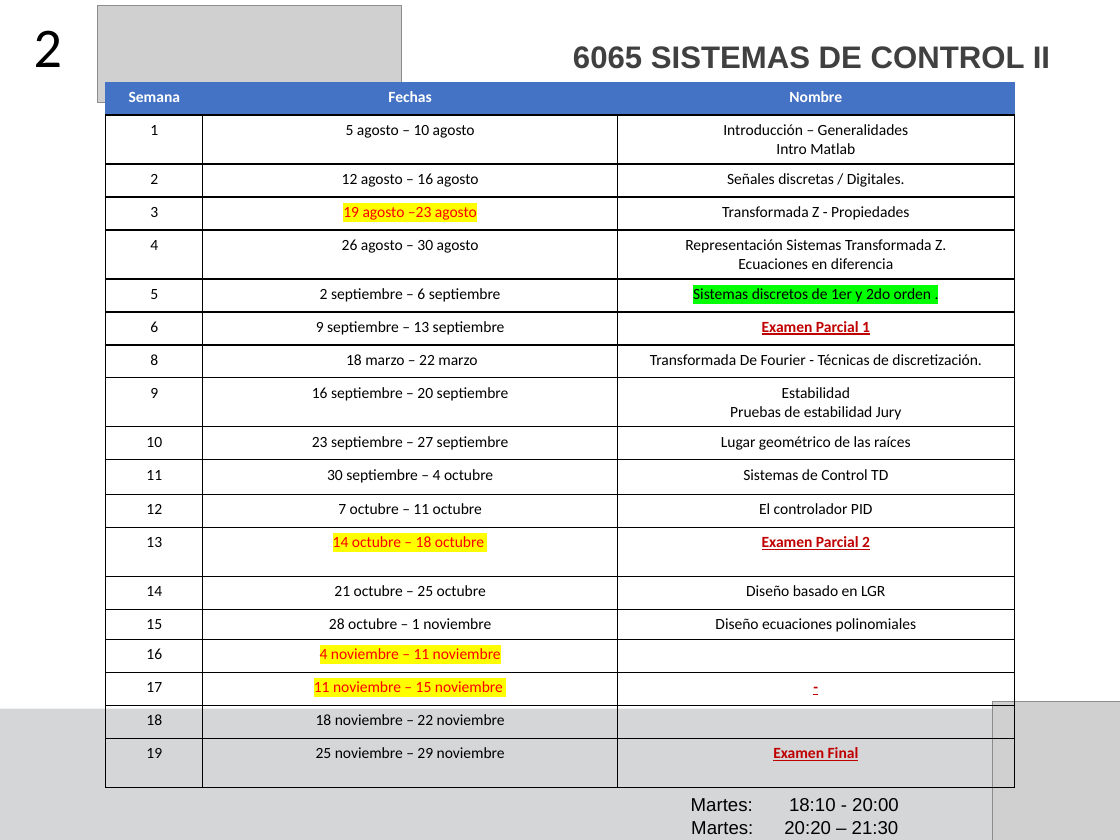
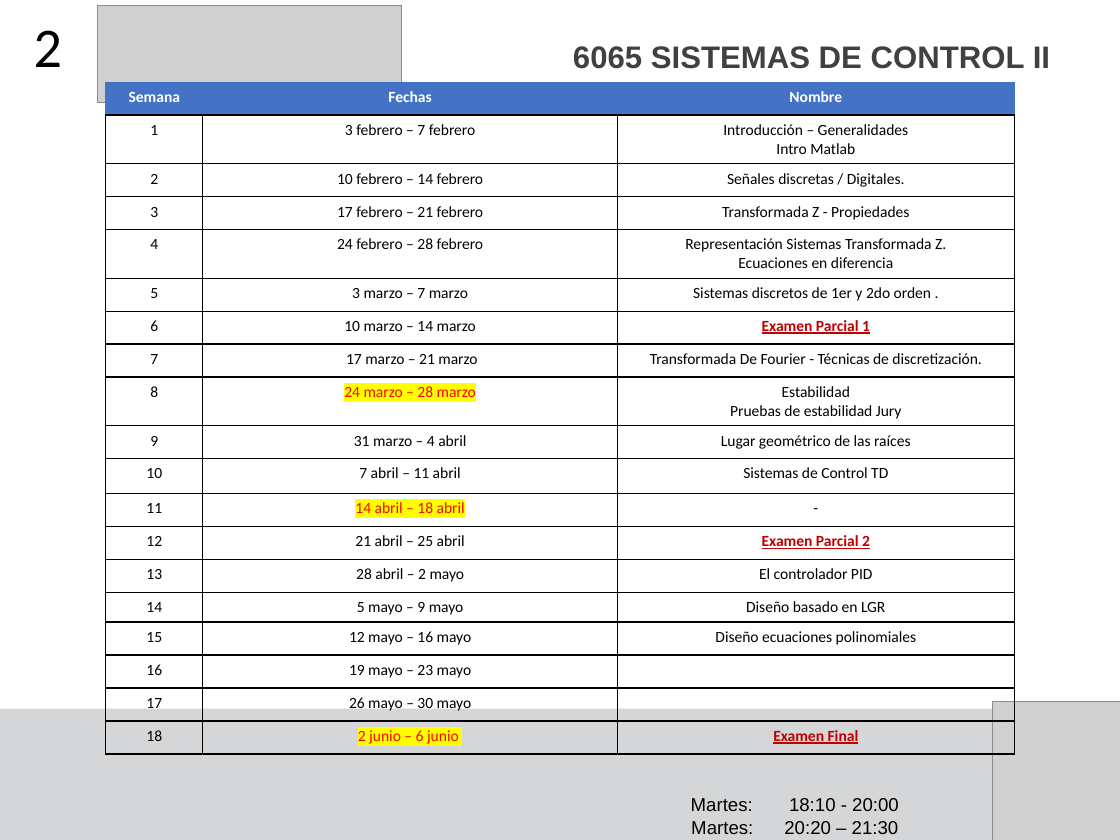
Before and after one commit to F4bian1012/Sistemas-de-Control-II---Ingenier-a-Mecatr-nica, a slide deck: slide 2 of Sesión_4/Sistemas de segundo orden Discretos.pptx. Drawn at 1120x840 pixels with LibreOffice and Linux fonts; fonts in the diff are those of the drawing; grey boxes stand for pictures. Boxes give left, top, right and bottom in pixels: in the first picture for what was removed or moved away, otherwise in the second. Text is boxed around its words. In the diff, an @@ line names an element or a change of style, - is before the commit and + after.

```diff
--- a/Sesión_4/Sistemas de segundo orden Discretos.pptx
+++ b/Sesión_4/Sistemas de segundo orden Discretos.pptx
@@ table at (x1=105, y1=82, x2=1014, y2=754) @@
-row 2, column 2: 5 agosto – 10 agosto
+row 2, column 2: 3 febrero – 7 febrero
-row 3, column 2: 12 agosto – 16 agosto
+row 3, column 2: 10 febrero – 14 febrero
-row 4, column 2: 19 agosto –23 agosto
+row 4, column 2: 17 febrero – 21 febrero
-row 5, column 2: 26 agosto – 30 agosto
+row 5, column 2: 24 febrero – 28 febrero
-row 6, column 2: 2 septiembre – 6 septiembre
+row 6, column 2: 3 marzo – 7 marzo
-row 7, column 2: 9 septiembre – 13 septiembre
+row 7, column 2: 10 marzo – 14 marzo
-row 8, column 1: 8
+row 8, column 1: 7
-row 8, column 2: 18 marzo – 22 marzo
+row 8, column 2: 17 marzo – 21 marzo
-row 9, column 1: 9
+row 9, column 1: 8
-row 9, column 2: 16 septiembre – 20 septiembre
+row 9, column 2: 24 marzo – 28 marzo
-row 10, column 1: 10
+row 10, column 1: 9
-row 10, column 2: 23 septiembre – 27 septiembre
+row 10, column 2: 31 marzo – 4 abril
-row 11, column 1: 11
+row 11, column 1: 10
-row 11, column 2: 30 septiembre – 4 octubre
+row 11, column 2: 7 abril – 11 abril
-row 12: 12 | 7 octubre – 11 octubre | El controlador PID
+row 12: 11 | 14 abril – 18 abril | -
-row 13, column 1: 13
+row 13, column 1: 12
-row 13, column 2: 14 octubre – 18 octubre
+row 13, column 2: 21 abril – 25 abril
-row 14: 14 | 21 octubre – 25 octubre | Diseño basado en LGR
+row 14: 13 | 28 abril – 2 mayo | El controlador PID
-row 15: 15 | 28 octubre – 1 noviembre | Diseño ecuaciones polinomiales
+row 15: 14 | 5 mayo – 9 mayo | Diseño basado en LGR
-row 16: 16 | 4 noviembre – 11 noviembre | 
+row 16: 15 | 12 mayo – 16 mayo | Diseño ecuaciones polinomiales
-row 17: 17 | 11 noviembre – 15 noviembre | -
+row 17: 16 | 19 mayo – 23 mayo | 
-row 18, column 1: 18
+row 18, column 1: 17
-row 18, column 2: 18 noviembre – 22 noviembre
+row 18, column 2: 26 mayo – 30 mayo
-row 19, column 1: 19
+row 19, column 1: 18
-row 19, column 2: 25 noviembre – 29 noviembre
+row 19, column 2: 2 junio – 6 junio
@@ highlight #00FF00 to none in "Sistemas discretos de 1er y 2do orden ..." @@
```
Also in this commit, not shown: 2 slides removed, 7 other files.
